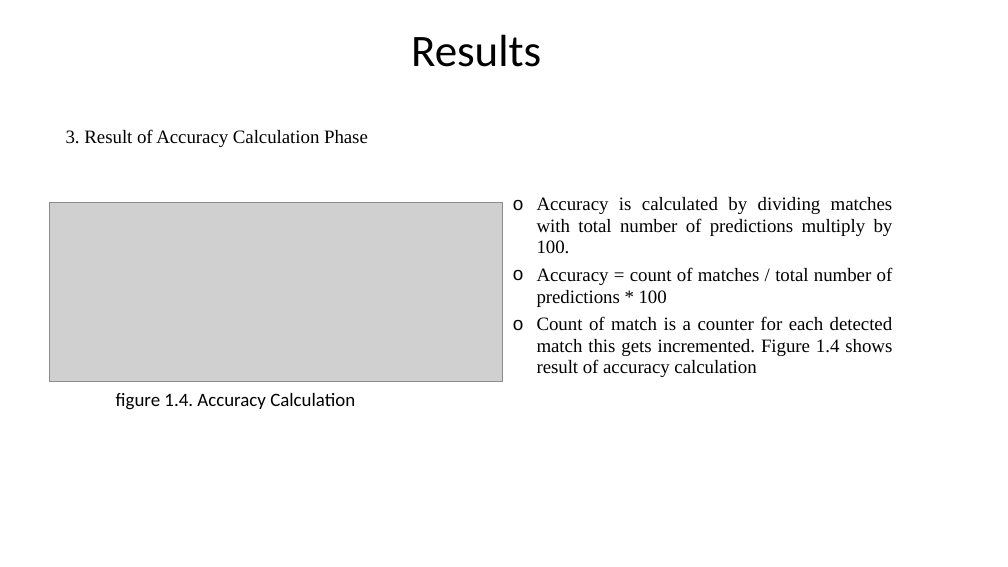
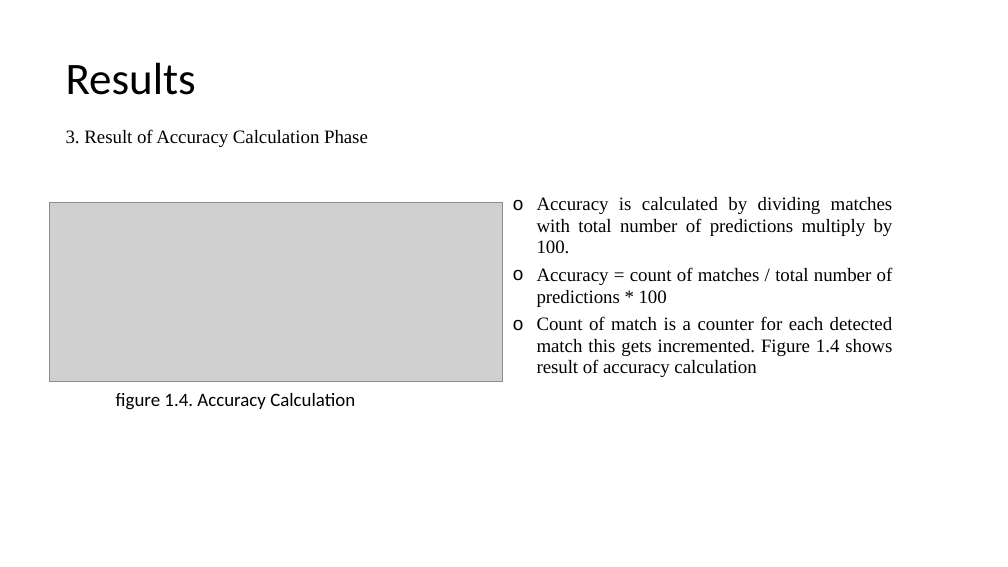
Before and after one commit to ddobric/neocortexapi, a slide deck: slide 10 of source/MySEProject/Documentation/ML2223_15 Approve Prediction of Multisequence Learning.pptx (slide 11 before the commit). Drawn at 1008x567 pixels with LibreOffice and Linux fonts; fonts in the diff are those of the drawing; grey boxes stand for pictures. Boxes give left, top, right and bottom in pixels: in the first picture for what was removed or moved away, otherwise in the second. Text is boxed around its words. In the diff, an @@ line names an element or a change of style, - is before the commit and + after.

```diff
--- a/source/MySEProject/Documentation/ML2223_15 Approve Prediction of Multisequence Learning.pptx
+++ b/source/MySEProject/Documentation/ML2223_15 Approve Prediction of Multisequence Learning.pptx
@@ text "Results": place and size @@
-text "Results" at [411,34,541,67]
+text "Results" at [66,62,196,95]
```
Also in this commit, not shown: 8 other slides changed, 1 slide removed.
